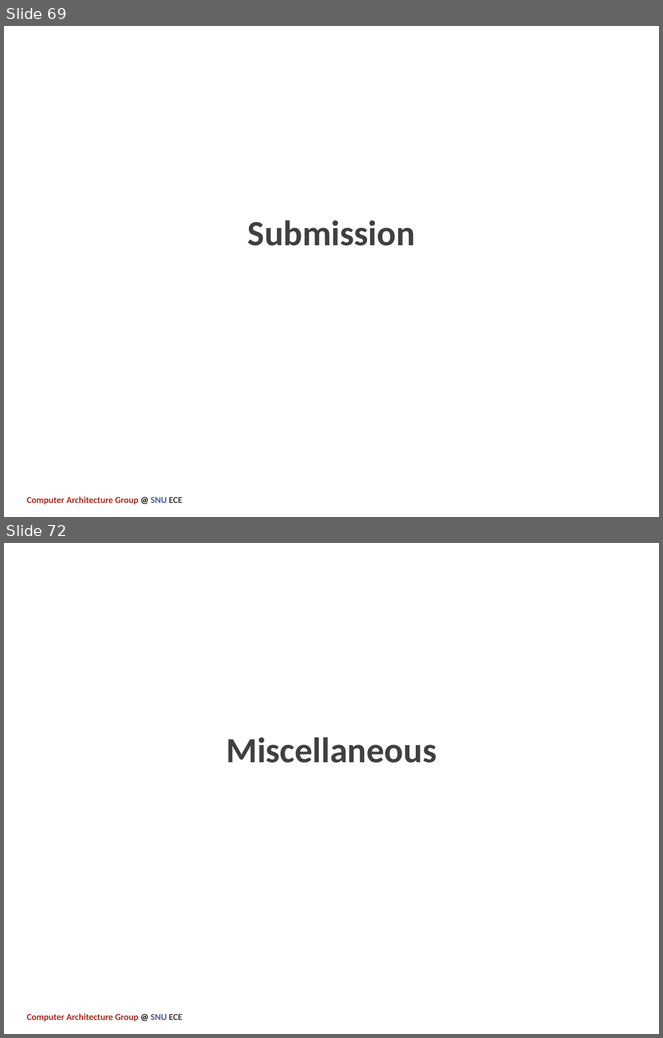
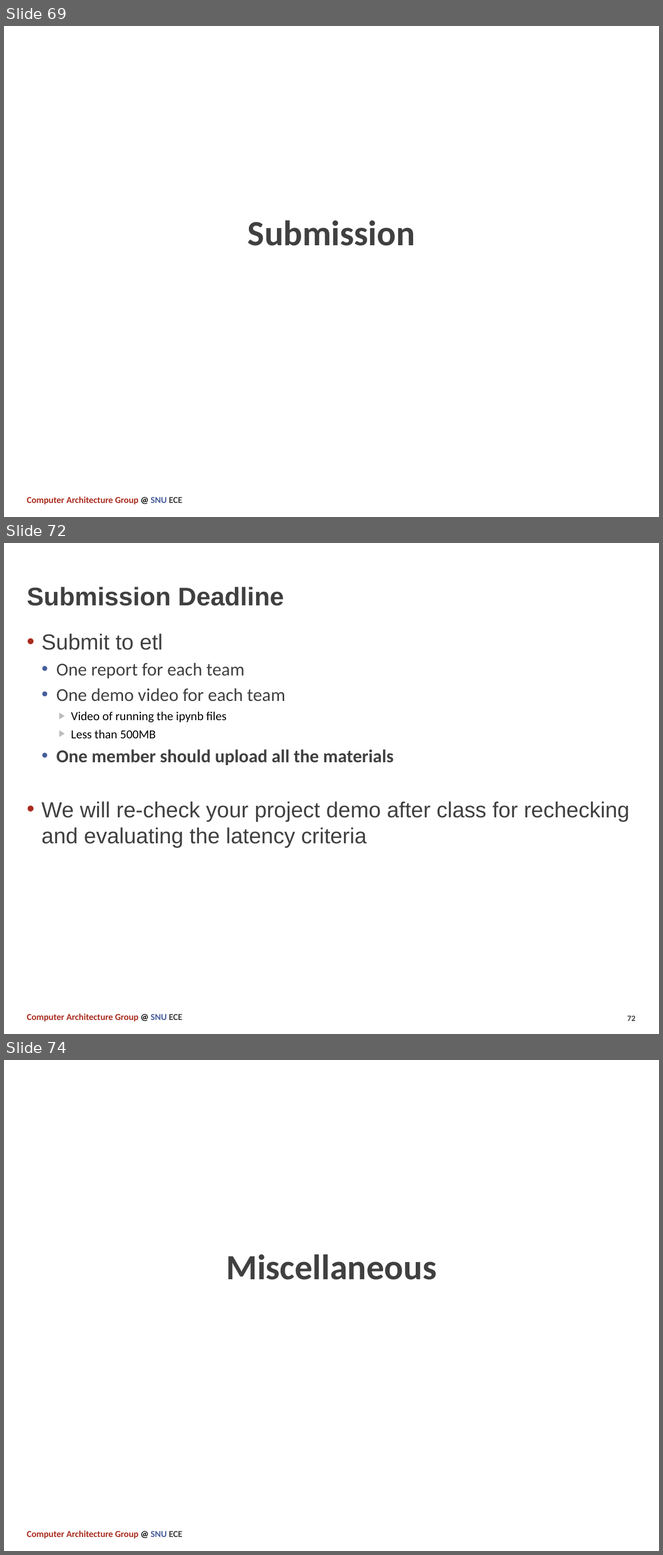
Before and after one commit to SNU-Comparch-Classes/ECE-315.A_2021_Fall_Final_Project, a slide deck: docs/Term_Project.pptx. Shown one above the other, each under a label of ours: slides 69 and 72 before the commit, slides 69, 72 and 74 after it; the slides between them are not shown. The pictures are 663x1038 and 663x1555 pixels, drawn with LibreOffice and Linux fonts; fonts in the diff are those of the drawing. Boxes give left, top, right and bottom in pixels: in the first picture for what was removed or moved away, otherwise in the second. Text is boxed around its words. In the diff, an @@ line names an element or a change of style, - is before the commit and + after.

```diff
--- a/docs/Term_Project.pptx
+++ b/docs/Term_Project.pptx
@@ slide 72 added at bbox=[4, 543, 659, 1034], background #FFFFFF; not listed: 1 template element that a slide beside it also shows @@
@@ title added at bbox=[27, 587, 284, 606], 28 pt, text #404040, bold @@
+Submission Deadline
@@ text added at bbox=[41, 633, 630, 848], 24 pt, text #404040 @@
+• Submit to etl
+  • One report for each team
+  • One demo video for each team
+    ▶ Video of running the ipynb files
+    ▶ Less than 500MB
+  • One member should upload all the materials
+• We will re-check your project demo after class for rechecking and evaluating the latency criteria
@@ page number added at bbox=[627, 1016, 636, 1021], 9 pt, text #404040, bold @@
+72
@@ what was slide 72 is now slide 74 @@
```
Also in this commit, not shown: 7 slides changed, 1 other slide added, 1 slide removed.
